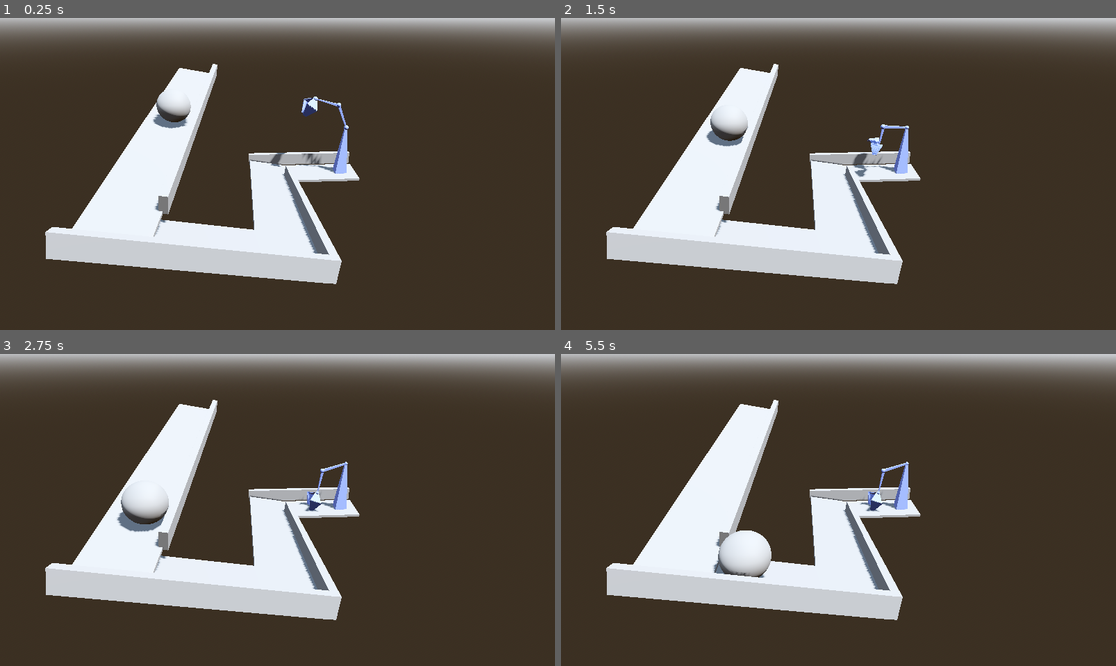
Above: before the commit, frames 1-4 (two rows, left to right).
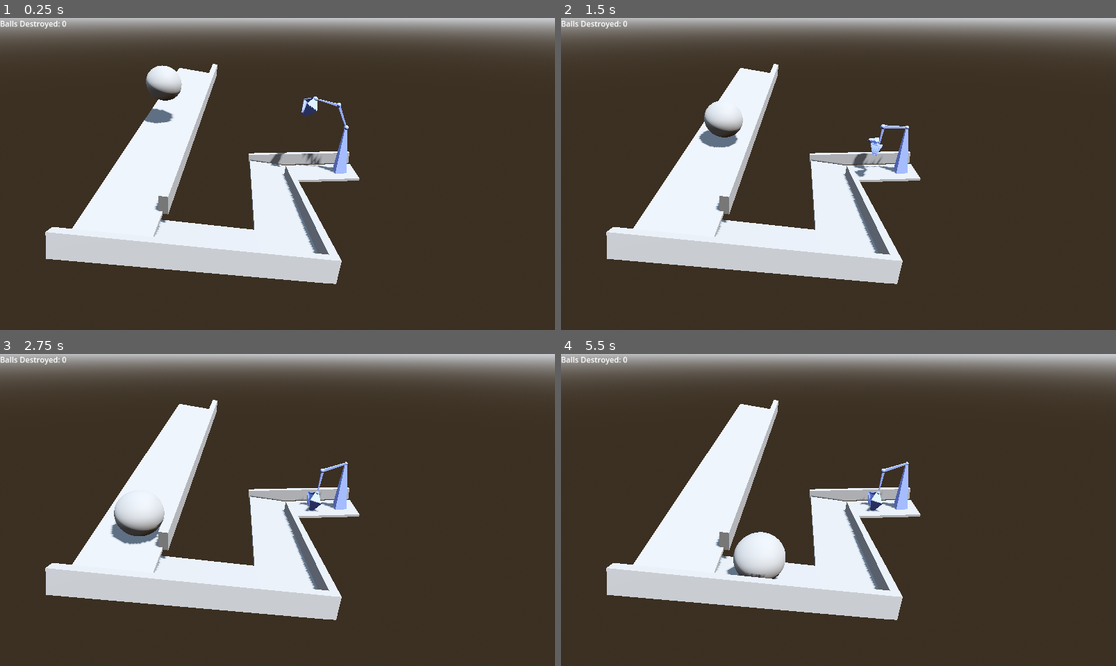
Above: after the commit, the same moments.

Repository: Sahib17/Assignment-4---COMP-360
Game: Godot game, scene res://main.tscn
Two runs of this game, one before a commit and one after it. Both use one fixed random seed, a clock stepped at 60 frames per second and the inputs below.
Inputs:
- Up to frame 1 (0.25 s): no input
- Up to frame 2 (1.5 s): no input
- Up to frame 3 (2.75 s): no input
- Up to frame 4 (5.5 s): no input

The runs differ from the first frame. In frame 1, 1.1% of the frame differs, in the area x 0-35%, y 0-36%; in frame 2, 0.6%; in frame 3, 1.2%, in the area x 0-31%, y 0-62%; in frame 4, 1.1%.

Commit message:
added respawn and counter

Diff:
--- a/Ball.gd
+++ b/Ball.gd
@@ -1,7 +1,32 @@
 extends RigidBody3D
 
+signal ball_destroyed(count: int)
+
+var destroyed_count = 0
+var spawn_position = Vector3(0, 5, 0)
+
 func _ready():
-	# Set the ball's initial physics properties
-	self.physics_material = PhysicsMaterial.new()
-	self.physics_material.bounce = 0.4
-	self.physics_material.friction = 0.6
+	var notifier = VisibleOnScreenNotifier3D.new()
+	add_child(notifier)
+	notifier.aabb = AABB(Vector3(-1, -1, -1), Vector3(2, 2, 2))
+	notifier.screen_exited.connect(_on_screen_exited)
+	print("Ball initialized at path: " + str(get_path()))
+	position = spawn_position
+
+func _physics_process(_delta):
+	if position.y < -30:
+		reset_ball()
+
+func _on_screen_exited():
+	print("Ball left screen!")
+	reset_ball()
+
+func reset_ball():
+	destroyed_count += 1
+	print("Ball reset! Times destroyed: ", destroyed_count)
+	emit_signal("ball_destroyed", destroyed_count)
+
+	position = spawn_position
+	rotation = Vector3.ZERO
+	linear_velocity = Vector3.ZERO
+	angular_velocity = Vector3.ZERO
--- /dev/null
+++ b/label.gd
@@ -0,0 +1,26 @@
+extends Label
+
+func _ready():
+	text = "Balls Destroyed: 0"
+
+	# Use the correct path for the ball
+	var ball = get_node("/root/origin/Ball")
+	if ball:
+		# Connect with proper reference
+		ball.connect("ball_destroyed", Callable(self, "_on_ball_destroyed"))
+		print("Connected to ball successfully!")
+	else:
+		print("Failed to find ball at path: /root/Origin/Ball")
+		print_debug_info()
+
+func print_debug_info():
+	print("Current Label path: ", get_path())
+	var origin = get_node("/root/Origin")
+	if origin:
+		print("Found Origin node")
+		for child in origin.get_children():
+			print("Node in Origin: ", child.name)
+
+func _on_ball_destroyed(count: int):
+	print("Signal received! Count: ", count)
+	text = "Balls Destroyed: " + str(count)
--- a/main.tscn
+++ b/main.tscn
@@ -1,6 +1,8 @@
-[gd_scene load_steps=24 format=3 uid="uid://c700pjn84lp4f"]
+[gd_scene load_steps=27 format=3 uid="uid://c700pjn84lp4f"]
 
 [ext_resource type="PackedScene" uid="uid://d1p66onp0vo8q" path="res://robot_arm.tscn" id="1_sb113"]
+[ext_resource type="Script" path="res://ball.gd" id="2_0ggc7"]
+[ext_resource type="Script" path="res://label.gd" id="3_kdewb"]
 
 [sub_resource type="ProceduralSkyMaterial" id="ProceduralSkyMaterial_fwl0a"]
 sky_horizon_color = Color(0.64625, 0.65575, 0.67075, 1)
@@ -71,6 +73,8 @@
 [sub_resource type="BoxShape3D" id="BoxShape3D_vvu5h"]
 size = Vector3(0.2, 0.5, 4.5)
 
+[sub_resource type="SystemFont" id="SystemFont_jl1ww"]
+
 [node name="origin" type="Node3D"]
 
 [node name="DirectionalLight3D" type="DirectionalLight3D" parent="."]
@@ -92,6 +96,7 @@
 physics_material_override = SubResource("PhysicsMaterial_wbuve")
 linear_damp = 0.1
 angular_damp = 0.05
+script = ExtResource("2_0ggc7")
 
 [node name="MeshInstance3D" type="MeshInstance3D" parent="Ball"]
 mesh = SubResource("SphereMesh_x0rr2")
@@ -180,3 +185,16 @@
 
 [node name="CollisionShape3D" type="CollisionShape3D" parent="StaticBody3D8"]
 shape = SubResource("BoxShape3D_vvu5h")
+
+[node name="Control" type="Control" parent="."]
+layout_mode = 3
+anchors_preset = 0
+offset_right = 40.0
+offset_bottom = 40.0
+
+[node name="Label" type="Label" parent="Control"]
+layout_mode = 0
+offset_right = 200.0
+offset_bottom = 50.0
+theme_override_fonts/font = SubResource("SystemFont_jl1ww")
+script = ExtResource("3_kdewb")
